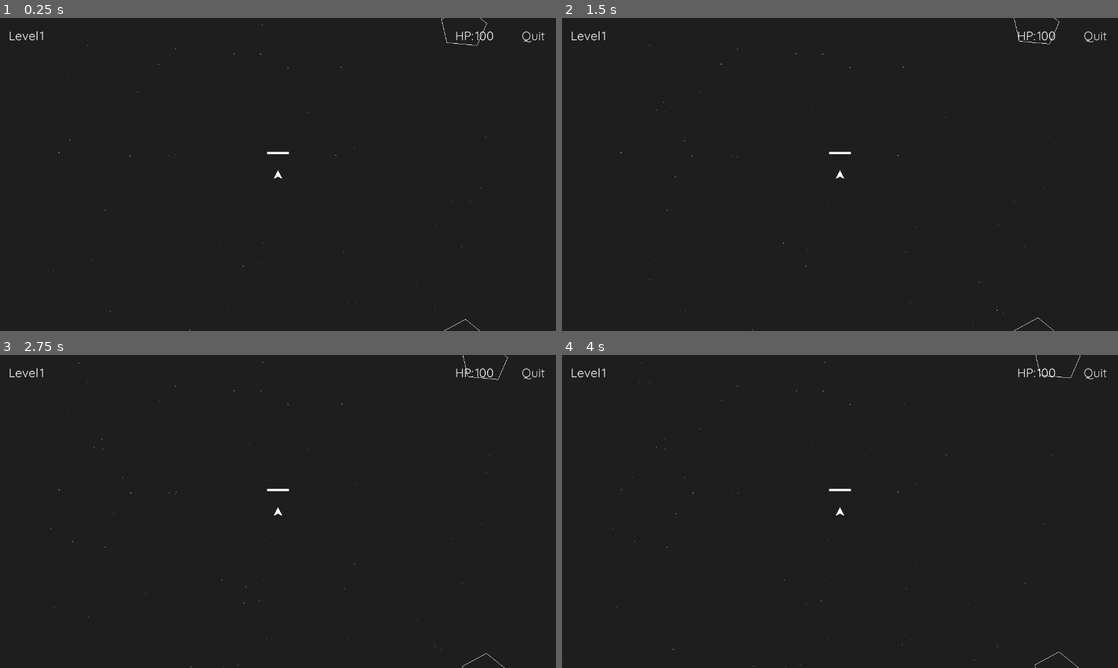
Above: before the commit, frames 1-4 (two rows, left to right).
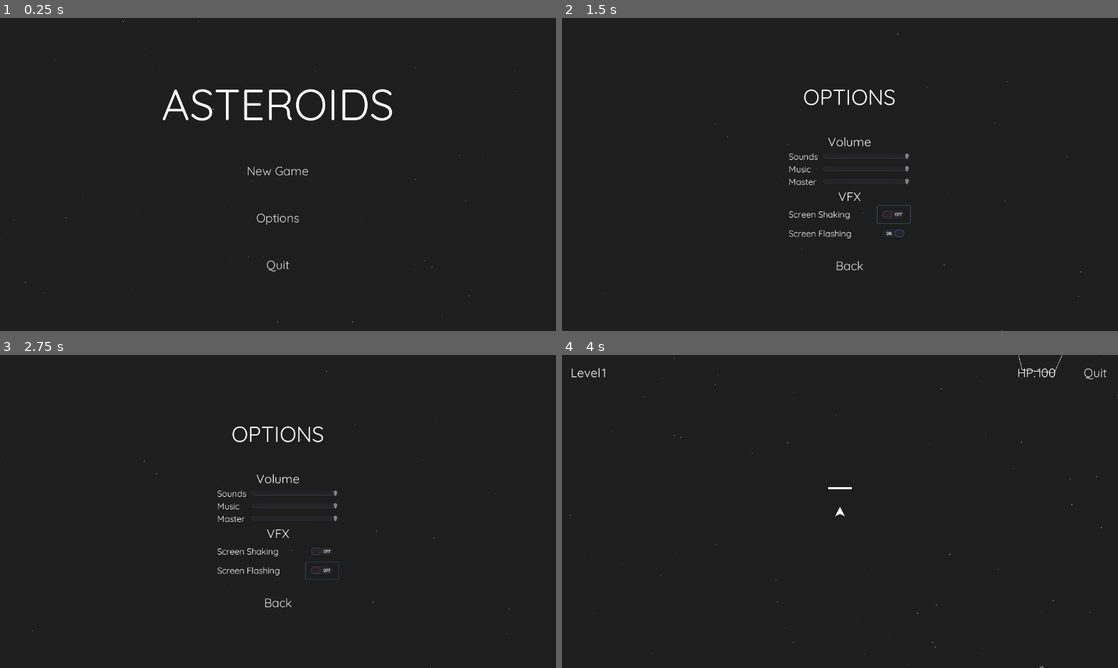
Above: after the commit, the same moments.

Repository: raccone/Asteroids
Game: Godot game, scene res://MainScene.tscn
The game is run twice, just before and just after one commit, with the same random seed, the same clock (stepped at 60 frames per second) and the same inputs. Before the commit the project starts from res://Viewport.tscn. Sound files missing from this copy of the repository are replaced by a short silence.
Inputs (mouse positions are in pixels of both pictures, inside the frame that each line leads up to):
- Up to frame 1 (0.25 s): no input
- Up to frame 2 (1.5 s): click (840, 218) at 0.5 s, where only the run after the commit has a clickable "Options"; click (912, 215) at 1.27 s
- Up to frame 3 (2.75 s): click (322, 570) at 2.02 s
- Up to frame 4 (4 s): click (840, 602) at 2.75 s, where only the run after the commit has a clickable "Back"; click (812, 508) at 3.5 s, where only the run after the commit has a clickable "New Game"

The runs differ from the first frame. In frame 1, 1.7% of the frame differs, in the area x 0-98%, y 0-100%; in frame 2, 1.3%; in frame 3, 1.3%; in frame 4, 0.2%.

Commit message:
Main Menu
Added Main Menu with changeable Options.

Diff:
--- a/Asteroids/Asteroid.tscn
+++ b/Asteroids/Asteroid.tscn
@@ -67,8 +67,10 @@
 
 [node name="HitSound" type="AudioStreamPlayer" parent="."]
 stream = ExtResource( 4 )
+bus = "SFX"
 
 [node name="ExplodeSound" type="AudioStreamPlayer" parent="."]
 stream = ExtResource( 5 )
+bus = "SFX"
 [connection signal="hit" from="." to="." method="_on_Asteroid_hit"]
 [connection signal="timeout" from="DeathTimer" to="." method="_on_DeathTimer_timeout"]
--- /dev/null
+++ b/Asteroids/Borders.tscn
@@ -0,0 +1,33 @@
+[gd_scene load_steps=3 format=2]
+
+[sub_resource type="RectangleShape2D" id=1]
+extents = Vector2( 2, 360 )
+
+[sub_resource type="RectangleShape2D" id=2]
+extents = Vector2( 640, 2 )
+
+[node name="Borders" type="Node2D"]
+
+[node name="Left" type="Area2D" parent="."]
+
+[node name="Collision" type="CollisionShape2D" parent="Left"]
+position = Vector2( 2, 360 )
+shape = SubResource( 1 )
+
+[node name="Right" type="Area2D" parent="."]
+
+[node name="Collision" type="CollisionShape2D" parent="Right"]
+position = Vector2( 1278, 360 )
+shape = SubResource( 1 )
+
+[node name="Top" type="Area2D" parent="."]
+
+[node name="Collision" type="CollisionShape2D" parent="Top"]
+position = Vector2( 640, 2 )
+shape = SubResource( 2 )
+
+[node name="Bottom" type="Area2D" parent="."]
+
+[node name="Collision" type="CollisionShape2D" parent="Bottom"]
+position = Vector2( 640, 718 )
+shape = SubResource( 2 )
--- a/Asteroids/Bullet.tscn
+++ b/Asteroids/Bullet.tscn
@@ -64,6 +64,7 @@
 stream = ExtResource( 3 )
 volume_db = -6.0
 autoplay = true
+bus = "SFX"
 
 [node name="Trail" type="Node2D" parent="."]
 [connection signal="body_entered" from="." to="." method="_on_Bullet_body_entered"]
--- a/Asteroids/Camera2D.gd
+++ b/Asteroids/Camera2D.gd
@@ -6,6 +6,8 @@
 
 var player
 var color = Color(1,0,0,0)
+
+onready var GLOBALS = get_node("/root/GlobalVariables")
 
 onready var COLOR_NODE = get_node("/root/Control/ColorRect")
 onready var CONTROL_NODE = get_node("/root/Control")
@@ -19,13 +21,15 @@
 
 
 func _process(delta):
-	var damping = ease(SHAKETIMER_NODE.time_left / SHAKETIMER_NODE.wait_time, EASE)
-	var alpha = ease(PLAYERTIMER_NODE.time_left / PLAYERTIMER_NODE.wait_time, EASE)/2
-	offset = Vector2(
-		rand_range(amplitude, -amplitude) * damping,
-		rand_range(amplitude, -amplitude) * damping)
-	COLOR_NODE.color = color
-	COLOR_NODE.color.a = alpha
+	if GLOBALS.screen_shake:
+		var damping = ease(SHAKETIMER_NODE.time_left / SHAKETIMER_NODE.wait_time, EASE)
+		offset = Vector2(
+			rand_range(amplitude, -amplitude) * damping,
+			rand_range(amplitude, -amplitude) * damping)
+	if GLOBALS.screen_flash:
+		var alpha = ease(PLAYERTIMER_NODE.time_left / PLAYERTIMER_NODE.wait_time, EASE)/2
+		COLOR_NODE.color = color
+		COLOR_NODE.color.a = alpha
 #	COLOR_NODE.color = Color(color.r, color.g, color.b, alpha)
 
 
--- /dev/null
+++ b/Asteroids/GlobalVariables.gd
@@ -0,0 +1,4 @@
+extends Node
+
+var screen_shake = true
+var screen_flash = true
--- /dev/null
+++ b/Asteroids/Main Menu.gd
@@ -0,0 +1,78 @@
+extends Control
+
+var Asteroid = load("res://Asteroid.tscn")
+
+var camera_offset = 0
+
+var BUS_master = "Master"
+var BUS_SFX = "SFX"
+var BUS_music = "Music"
+
+onready var GLOBALS = get_node("/root/GlobalVariables")
+onready var CAMERA_NODE = get_node("/root/MainScene/Viewport/Camera2D")
+onready var STARS_NODE = $Stars
+
+func _ready():
+	var camera_position = get_viewport().size / 2
+	CAMERA_NODE.position = camera_position
+	var rect = STARS_NODE.visibility_rect.grow_individual(0,0,1280,0)
+	STARS_NODE.visibility_rect = rect
+	var part_mat = STARS_NODE.process_material
+	part_mat.emission_box_extents = Vector3(2560, 720, 0)
+	STARS_NODE.set_process_material(part_mat)
+
+
+func _process(delta):
+	CAMERA_NODE.set_offset(Vector2(lerp(CAMERA_NODE.get_offset().x, camera_offset, 0.07), 0))
+	pass
+
+
+func _on_Quit_pressed():
+	get_tree().quit()
+
+
+func _on_Options_pressed():
+	camera_offset = 1280
+
+
+func _on_Back_pressed():
+	camera_offset = 0
+
+
+func _on_SoundsSlider_value_changed(value):
+	var i = AudioServer.get_bus_index(BUS_SFX)
+	if value == -73:
+		AudioServer.set_bus_mute(i, true)
+	else:
+		AudioServer.set_bus_mute(i, false)
+		AudioServer.set_bus_volume_db(i, value)
+
+
+func _on_MusicSlider_value_changed(value):
+	var i = AudioServer.get_bus_index(BUS_music)
+	if value == -73:
+		AudioServer.set_bus_mute(i, true)
+	else:
+		AudioServer.set_bus_mute(i, false)
+		AudioServer.set_bus_volume_db(i, value)
+
+
+func _on_MasterSlider_value_changed(value):
+	var i = AudioServer.get_bus_index(BUS_master)
+	if value == -73:
+		AudioServer.set_bus_mute(i, true)
+	else:
+		AudioServer.set_bus_mute(i, false)
+		AudioServer.set_bus_volume_db(i, value)
+
+
+func _on_ShakeButton_toggled(button_pressed):
+	GLOBALS.screen_shake = ! GLOBALS.screen_shake
+
+
+func _on_FlashButton_toggled(button_pressed):
+	GLOBALS.screen_flash = ! GLOBALS.screen_flash
+
+
+func _on_NewGame_pressed():
+	get_tree().change_scene("res://Viewport.tscn")
--- /dev/null
+++ b/Asteroids/Main Menu.tscn
@@ -0,0 +1,286 @@
+[gd_scene load_steps=9 format=2]
+
+[ext_resource path="res://Stars.tscn" type="PackedScene" id=1]
+[ext_resource path="res://font/TextFont.tres" type="DynamicFont" id=2]
+[ext_resource path="res://Main Menu.gd" type="Script" id=3]
+
+[sub_resource type="DynamicFontData" id=1]
+font_path = "res://font/Quicksand-Regular.ttf"
+
+[sub_resource type="DynamicFont" id=2]
+size = 100
+font_data = SubResource( 1 )
+
+[sub_resource type="DynamicFontData" id=3]
+font_path = "res://font/Quicksand-Regular.ttf"
+
+[sub_resource type="DynamicFont" id=5]
+size = 50
+font_data = SubResource( 3 )
+
+[sub_resource type="DynamicFont" id=4]
+size = 20
+font_data = SubResource( 3 )
+
+[node name="Main Menu" type="Control"]
+anchor_right = 1.0
+anchor_bottom = 1.0
+script = ExtResource( 3 )
+__meta__ = {
+"_edit_use_anchors_": false
+}
+
+[node name="ColorRect" type="ColorRect" parent="."]
+anchor_right = 2.0
+anchor_bottom = 1.0
+color = Color( 0.121569, 0.121569, 0.121569, 1 )
+
+[node name="Stars" parent="." instance=ExtResource( 1 )]
+
+[node name="TitleContainer" type="MarginContainer" parent="."]
+anchor_right = 1.0
+anchor_bottom = 1.0
+margin_bottom = -300.0
+__meta__ = {
+"_edit_use_anchors_": false
+}
+
+[node name="Title" type="Label" parent="TitleContainer"]
+margin_top = 135.0
+margin_right = 1280.0
+margin_bottom = 285.0
+rect_min_size = Vector2( 0, 150 )
+custom_fonts/font = SubResource( 2 )
+text = "ASTEROIDS"
+align = 1
+
+[node name="MenuContainer" type="MarginContainer" parent="."]
+anchor_right = 1.0
+anchor_bottom = 1.0
+margin_left = 500.0
+margin_top = 300.0
+margin_right = -500.0
+margin_bottom = -100.0
+__meta__ = {
+"_edit_use_anchors_": false
+}
+
+[node name="VBoxContainer" type="VBoxContainer" parent="MenuContainer"]
+margin_right = 280.0
+margin_bottom = 320.0
+
+[node name="NewGame" type="Button" parent="MenuContainer/VBoxContainer"]
+margin_right = 280.0
+margin_bottom = 104.0
+size_flags_vertical = 3
+custom_fonts/font = ExtResource( 2 )
+text = "New Game"
+flat = true
+
+[node name="Options" type="Button" parent="MenuContainer/VBoxContainer"]
+margin_top = 108.0
+margin_right = 280.0
+margin_bottom = 212.0
+size_flags_vertical = 3
+custom_fonts/font = ExtResource( 2 )
+text = "Options"
+flat = true
+
+[node name="Quit" type="Button" parent="MenuContainer/VBoxContainer"]
+margin_top = 216.0
+margin_right = 280.0
+margin_bottom = 320.0
+size_flags_vertical = 3
+custom_fonts/font = ExtResource( 2 )
+text = "Quit"
+flat = true
+
+[node name="OptionsContainer" type="MarginContainer" parent="."]
+anchor_left = 1.0
+anchor_right = 2.0
+anchor_bottom = 1.0
+margin_left = 500.0
+margin_top = 150.0
+margin_right = -500.0
+margin_bottom = -100.0
+__meta__ = {
+"_edit_use_anchors_": false
+}
+
+[node name="VBoxContainer" type="VBoxContainer" parent="OptionsContainer"]
+margin_right = 280.0
+margin_bottom = 470.0
+
+[node name="Label" type="Label" parent="OptionsContainer/VBoxContainer"]
+margin_right = 280.0
+margin_bottom = 113.0
+size_flags_vertical = 7
+custom_fonts/font = SubResource( 5 )
+text = "Options"
+align = 1
+uppercase = true
+
+[node name="VolumeContainer" type="VBoxContainer" parent="OptionsContainer/VBoxContainer"]
+margin_top = 117.0
+margin_right = 280.0
+margin_bottom = 239.0
+size_flags_vertical = 3
+
+[node name="Volume" type="Label" parent="OptionsContainer/VBoxContainer/VolumeContainer"]
+margin_right = 280.0
+margin_bottom = 35.0
+size_flags_vertical = 3
+custom_fonts/font = ExtResource( 2 )
+text = "Volume"
+align = 1
+valign = 2
+
+[node name="Sounds" type="HBoxContainer" parent="OptionsContainer/VBoxContainer/VolumeContainer"]
+margin_top = 39.0
+margin_right = 280.0
+margin_bottom = 64.0
+size_flags_vertical = 3
+
+[node name="SoundsLabel" type="Label" parent="OptionsContainer/VBoxContainer/VolumeContainer/Sounds"]
+margin_right = 67.0
+margin_bottom = 25.0
+custom_fonts/font = SubResource( 4 )
+text = "Sounds"
+
+[node name="SoundsSlider" type="HSlider" parent="OptionsContainer/VBoxContainer/VolumeContainer/Sounds"]
+margin_left = 80.0
+margin_right = 280.0
+margin_bottom = 25.0
+rect_min_size = Vector2( 200, 0 )
+size_flags_horizontal = 10
+size_flags_vertical = 1
+min_value = -73.0
+max_value = 0.0
+rounded = true
+
+[node name="Music" type="HBoxContainer" parent="OptionsContainer/VBoxContainer/VolumeContainer"]
+margin_top = 68.0
+margin_right = 280.0
+margin_bottom = 93.0
+size_flags_vertical = 3
+
+[node name="MusicLabel" type="Label" parent="OptionsContainer/VBoxContainer/VolumeContainer/Music"]
+margin_right = 51.0
+margin_bottom = 25.0
+custom_fonts/font = SubResource( 4 )
+text = "Music"
+
+[node name="MusicSlider" type="HSlider" parent="OptionsContainer/VBoxContainer/VolumeContainer/Music"]
+margin_left = 80.0
+margin_right = 280.0
+margin_bottom = 25.0
+rect_min_size = Vector2( 200, 0 )
+size_flags_horizontal = 10
+size_flags_vertical = 1
+min_value = -73.0
+max_value = 0.0
+rounded = true
+
+[node name="Master" type="HBoxContainer" parent="OptionsContainer/VBoxContainer/VolumeContainer"]
+margin_top = 97.0
+margin_right = 280.0
+margin_bottom = 122.0
+size_flags_vertical = 3
+
+[node name="MasterLabel" type="Label" parent="OptionsContainer/VBoxContainer/VolumeContainer/Master"]
+margin_right = 64.0
+margin_bottom = 25.0
+custom_fonts/font = SubResource( 4 )
+text = "Master"
+
+[node name="MasterSlider" type="HSlider" parent="OptionsContainer/VBoxContainer/VolumeContainer/Master"]
+margin_left = 80.0
+margin_right = 280.0
+margin_bottom = 25.0
+rect_min_size = Vector2( 200, 0 )
+size_flags_horizontal = 10
+size_flags_vertical = 1
+min_value = -73.0
+max_value = 0.0
+rounded = true
+
+[node name="VFXContainer" type="VBoxContainer" parent="OptionsContainer/VBoxContainer"]
+margin_top = 243.0
+margin_right = 280.0
+margin_bottom = 366.0
+size_flags_vertical = 3
+
+[node name="VFX" type="Label" parent="OptionsContainer/VBoxContainer/VFXContainer"]
+margin_right = 280.0
+margin_bottom = 35.0
+size_flags_vertical = 3
+custom_fonts/font = ExtResource( 2 )
+text = "VFX"
+align = 1
+valign = 2
+
+[node name="ScreenShake" type="HBoxContainer" parent="OptionsContainer/VBoxContainer/VFXContainer"]
+margin_top = 39.0
+margin_right = 280.0
+margin_bottom = 79.0
+size_flags_vertical = 3
+__meta__ = {
+"_edit_use_anchors_": false
+}
+
+[node name="ShakeLabel" type="Label" parent="OptionsContainer/VBoxContainer/VFXContainer/ScreenShake"]
+margin_top = 7.0
+margin_right = 141.0
+margin_bottom = 32.0
+custom_fonts/font = SubResource( 4 )
+text = "Screen Shaking"
+
+[node name="ShakeButton" type="CheckButton" parent="OptionsContainer/VBoxContainer/VFXContainer/ScreenShake"]
+margin_left = 204.0
+margin_right = 280.0
+margin_bottom = 40.0
+size_flags_horizontal = 10
+pressed = true
+align = 2
+
+[node name="ScreenFlashing" type="HBoxContainer" parent="OptionsContainer/VBoxContainer/VFXContainer"]
+margin_top = 83.0
+margin_right = 280.0
+margin_bottom = 123.0
+size_flags_vertical = 3
+__meta__ = {
+"_edit_use_anchors_": false
+}
+
+[node name="FlashLabel" type="Label" parent="OptionsContainer/VBoxContainer/VFXContainer/ScreenFlashing"]
+margin_top = 7.0
+margin_right = 144.0
+margin_bottom = 32.0
+custom_fonts/font = SubResource( 4 )
+text = "Screen Flashing"
+
+[node name="FlashButton" type="CheckButton" parent="OptionsContainer/VBoxContainer/VFXContainer/ScreenFlashing"]
+margin_left = 204.0
+margin_right = 280.0
+margin_bottom = 40.0
+size_flags_horizontal = 10
+pressed = true
+align = 2
+
+[node name="Back" type="Button" parent="OptionsContainer/VBoxContainer"]
+margin_top = 370.0
+margin_right = 280.0
+margin_bottom = 470.0
+rect_min_size = Vector2( 0, 100 )
+custom_fonts/font = ExtResource( 2 )
+text = "Back"
+flat = true
+[connection signal="pressed" from="MenuContainer/VBoxContainer/NewGame" to="." method="_on_NewGame_pressed"]
+[connection signal="pressed" from="MenuContainer/VBoxContainer/Options" to="." method="_on_Options_pressed"]
+[connection signal="pressed" from="MenuContainer/VBoxContainer/Quit" to="." method="_on_Quit_pressed"]
+[connection signal="value_changed" from="OptionsContainer/VBoxContainer/VolumeContainer/Sounds/SoundsSlider" to="." method="_on_SoundsSlider_value_changed"]
+[connection signal="value_changed" from="OptionsContainer/VBoxContainer/VolumeContainer/Music/MusicSlider" to="." method="_on_MusicSlider_value_changed"]
+[connection signal="value_changed" from="OptionsContainer/VBoxContainer/VolumeContainer/Master/MasterSlider" to="." method="_on_MasterSlider_value_changed"]
+[connection signal="toggled" from="OptionsContainer/VBoxContainer/VFXContainer/ScreenShake/ShakeButton" to="." method="_on_ShakeButton_toggled"]
+[connection signal="toggled" from="OptionsContainer/VBoxContainer/VFXContainer/ScreenFlashing/FlashButton" to="." method="_on_FlashButton_toggled"]
+[connection signal="pressed" from="OptionsContainer/VBoxContainer/Back" to="." method="_on_Back_pressed"]
--- /dev/null
+++ b/Asteroids/MainScene.tscn
@@ -0,0 +1,21 @@
+[gd_scene load_steps=2 format=2]
+
+[ext_resource path="res://Main Menu.tscn" type="PackedScene" id=1]
+
+[node name="MainScene" type="ViewportContainer"]
+anchor_right = 1.0
+anchor_bottom = 1.0
+stretch = true
+__meta__ = {
+"_edit_use_anchors_": false
+}
+
+[node name="Viewport" type="Viewport" parent="."]
+size = Vector2( 1280, 720 )
+handle_input_locally = false
+render_target_update_mode = 3
+
+[node name="Camera2D" type="Camera2D" parent="Viewport"]
+current = true
+
+[node name="Main Menu" parent="Viewport" instance=ExtResource( 1 )]
--- a/Asteroids/Ship.tscn
+++ b/Asteroids/Ship.tscn
@@ -109,10 +109,12 @@
 [node name="HitSound" type="AudioStreamPlayer" parent="."]
 stream = ExtResource( 5 )
 pitch_scale = 0.5
+bus = "SFX"
 
 [node name="ExplosionSound" type="AudioStreamPlayer" parent="."]
 stream = ExtResource( 6 )
 pitch_scale = 0.7
+bus = "SFX"
 [connection signal="body_entered" from="." to="." method="_on_Ship_body_entered"]
 [connection signal="hit" from="." to="." method="_on_Ship_hit"]
 [connection signal="timeout" from="ShootCooldown" to="." method="_on_ShootCooldown_timeout"]
--- a/Asteroids/Stars.tscn
+++ b/Asteroids/Stars.tscn
@@ -23,10 +23,10 @@
 color_ramp = SubResource( 2 )
 
 [node name="Stars" type="Particles2D"]
-position = Vector2( 510.988, 105.514 )
 amount = 500
 lifetime = 30.0
 preprocess = 100.0
 speed_scale = 0.2
 randomness = 1.0
+visibility_rect = Rect2( -100, -100, 1280, 720 )
 process_material = SubResource( 3 )
--- a/Asteroids/Viewport.gd
+++ b/Asteroids/Viewport.gd
@@ -20,12 +20,14 @@
 onready var LEVELCOUNTER_NODE = $LevelCounter
 onready var CLEARED_NODE = $Cleared
 onready var VIEWPORT_NODE = $Viewport
+onready var CAMERA_NODE = $Viewport/Camera2D
 onready var STARS_NODE = $Viewport/Camera2D/Game/Stars
 onready var ASTEROIDS_NODE = $Viewport/Camera2D/Game/Asteroids
 onready var ENEMY_NODE = $Viewport/Camera2D/Game/Enemy
 
 
 func _ready():
+	CAMERA_NODE.set_zoom(Vector2.ONE * 0.01)
 	screen_width = get_viewport().size.x
 	screen_height = get_viewport().size.y
 	randomize()
@@ -79,6 +81,7 @@
 
 
 func _process(delta):
+	CAMERA_NODE.set_zoom(Vector2(lerp(CAMERA_NODE.zoom.x, 1, 0.1), lerp(CAMERA_NODE.zoom.x, 1, 0.05)))
 #	if Input.is_action_just_pressed("camera_toggle"):
 #		var z = $Viewport/Camera2D.get_zoom().x
 #		if z == 1:
--- a/Asteroids/Viewport.tscn
+++ b/Asteroids/Viewport.tscn
@@ -25,6 +25,7 @@
 disable_3d = true
 usage = 0
 render_target_update_mode = 3
+audio_listener_enable_2d = true
 gui_disable_input = true
 
 [node name="Camera2D" type="Camera2D" parent="Viewport"]
@@ -51,7 +52,6 @@
 [node name="Cleared" parent="." instance=ExtResource( 4 )]
 
 [node name="ColorRect" type="ColorRect" parent="."]
-visible = false
 anchor_right = 1.0
 anchor_bottom = 1.0
 margin_left = -100.0
@@ -61,7 +61,7 @@
 mouse_filter = 2
 size_flags_horizontal = 3
 size_flags_vertical = 3
-color = Color( 1, 0, 0, 0.341176 )
+color = Color( 1, 0, 0, 0 )
 __meta__ = {
 "_edit_lock_": true
 }
--- a/Asteroids/default_bus_layout.tres
+++ b/Asteroids/default_bus_layout.tres
@@ -5,11 +5,23 @@
 
 [resource]
 bus/0/volume_db = 0.0672607
-bus/1/name = "Engine"
+bus/1/name = "SFX"
 bus/1/solo = false
 bus/1/mute = false
 bus/1/bypass_fx = false
 bus/1/volume_db = 0.0
 bus/1/send = "Master"
-bus/1/effect/0/effect = SubResource( 1 )
-bus/1/effect/0/enabled = true
+bus/2/name = "Engine"
+bus/2/solo = false
+bus/2/mute = false
+bus/2/bypass_fx = false
+bus/2/volume_db = 0.0
+bus/2/send = "SFX"
+bus/2/effect/0/effect = SubResource( 1 )
+bus/2/effect/0/enabled = true
+bus/3/name = "Music"
+bus/3/solo = false
+bus/3/mute = false
+bus/3/bypass_fx = false
+bus/3/volume_db = 0.0
+bus/3/send = "Master"
--- a/Asteroids/project.godot
+++ b/Asteroids/project.godot
@@ -16,8 +16,12 @@
 [application]
 
 config/name="Asteroids"
-run/main_scene="res://Viewport.tscn"
+run/main_scene="res://MainScene.tscn"
 config/icon="res://icon.png"
+
+[autoload]
+
+GlobalVariables="*res://GlobalVariables.gd"
 
 [display]
 
Not shown, changed: Asteroids/Asteroids.apk
Not shown, changed: Asteroids/Asteroids.pck
